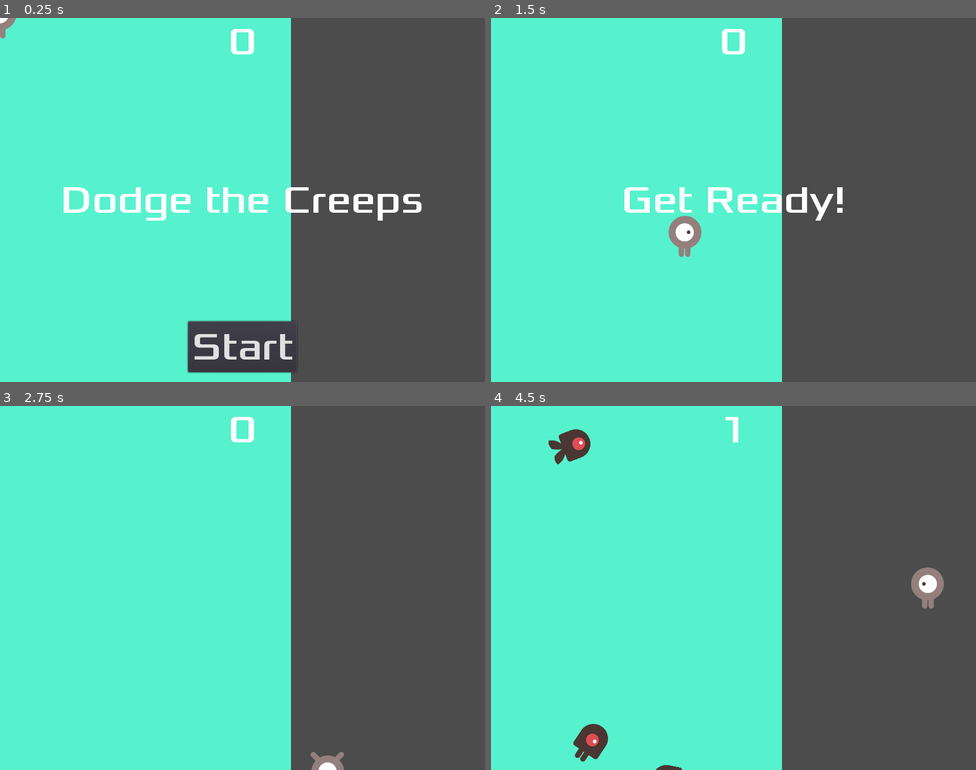
Above: before the commit, frames 1-4 (two rows, left to right).
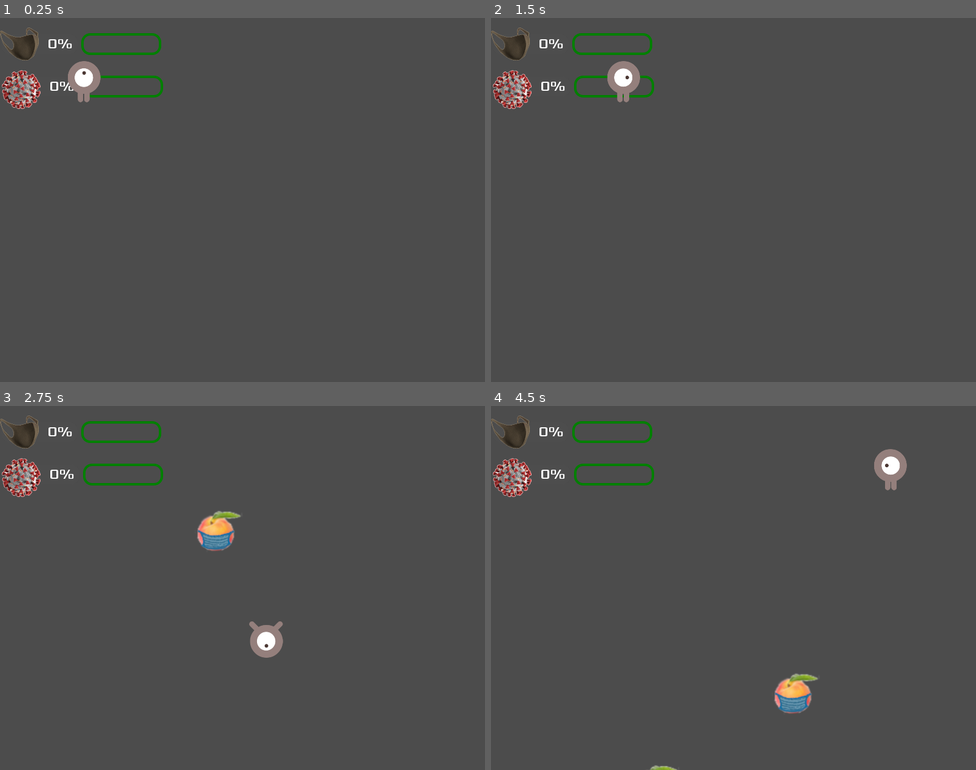
Above: after the commit, the same moments.

Repository: jwackito/dodgethecovid
Game: Godot game, scene res://scenes/LevelOne.tscn
Two runs of this game, one before a commit and one after it. Both use one fixed random seed, a clock stepped at 60 frames per second and the inputs below. Before the commit the project starts from res://scenes/Main.tscn.
Inputs (mouse positions are in pixels of both pictures, inside the frame that each line leads up to):
- Up to frame 1 (0.25 s): no input
- Up to frame 2 (1.5 s): click (733, 345) at 0.5 s, where only the run before the commit has a clickable "Start"; tap Enter at 1.25 s; hold Right (ui_right) from 1.28 s (still down)
- Up to frame 3 (2.75 s): release Right (ui_right) at 2.03 s; hold Down (ui_down) from 2.03 s (still down)
- Up to frame 4 (4.5 s): release Down (ui_down) at 2.78 s; hold Right (ui_right) 2.78-3.53 s; hold Up (ui_up) 3.53-4.28 s; hold Left (ui_left) from 4.28 s (still down)

The runs differ from the first frame. In frame 1, 58% of the frame differs, in the area x 0-87%, y 0-100%; in frame 2, 60%; in frame 3, 60%; in frame 4, 62%, in the area x 0-94%, y 0-100%.

Commit message:
Level One as main scene

Diff:
--- a/Dodge The Creeps/project.godot
+++ b/Dodge The Creeps/project.godot
@@ -63,7 +63,7 @@
 [application]
 
 config/name="Escape From Covid-19"
-run/main_scene="res://scenes/Main.tscn"
+run/main_scene="res://scenes/LevelOne.tscn"
 config/icon="res://icon.png"
 
 [display]
